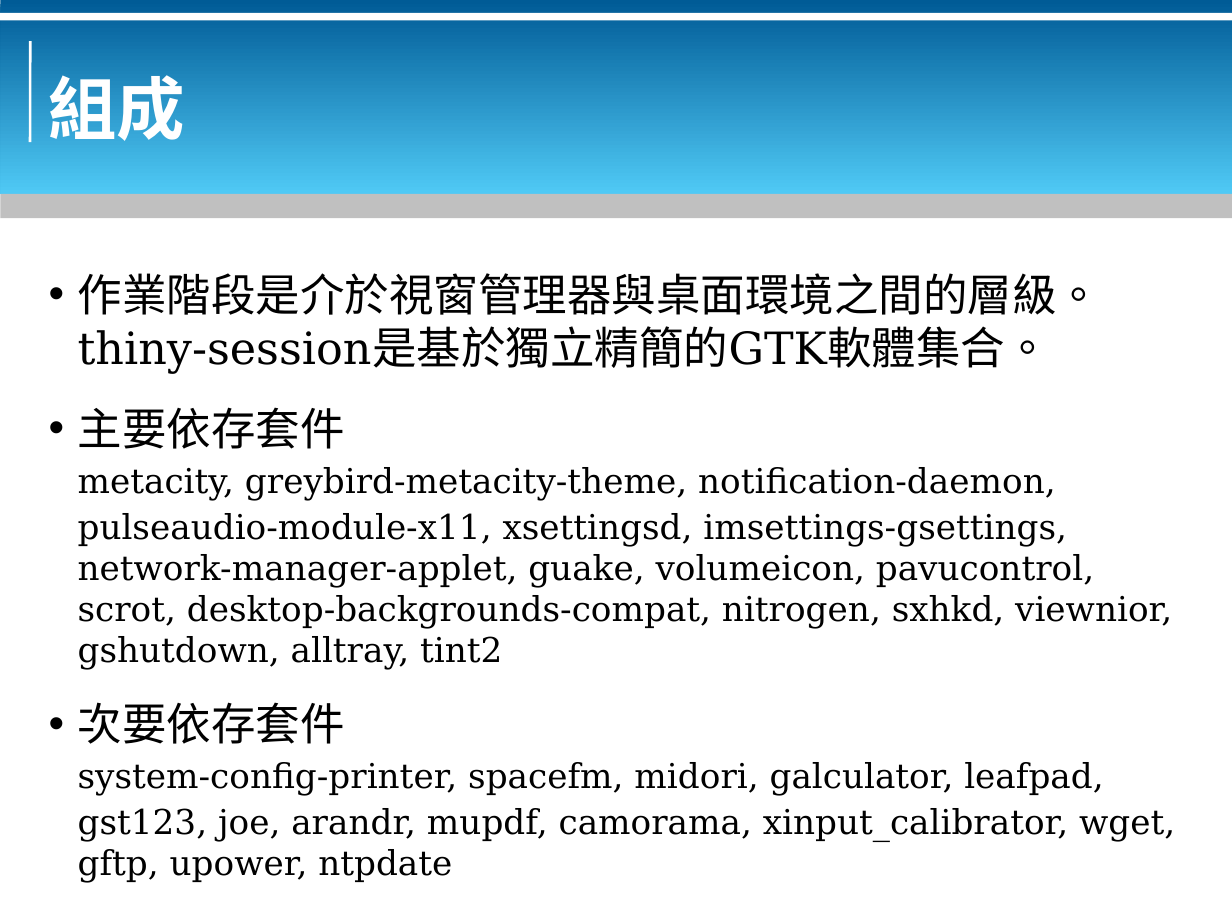
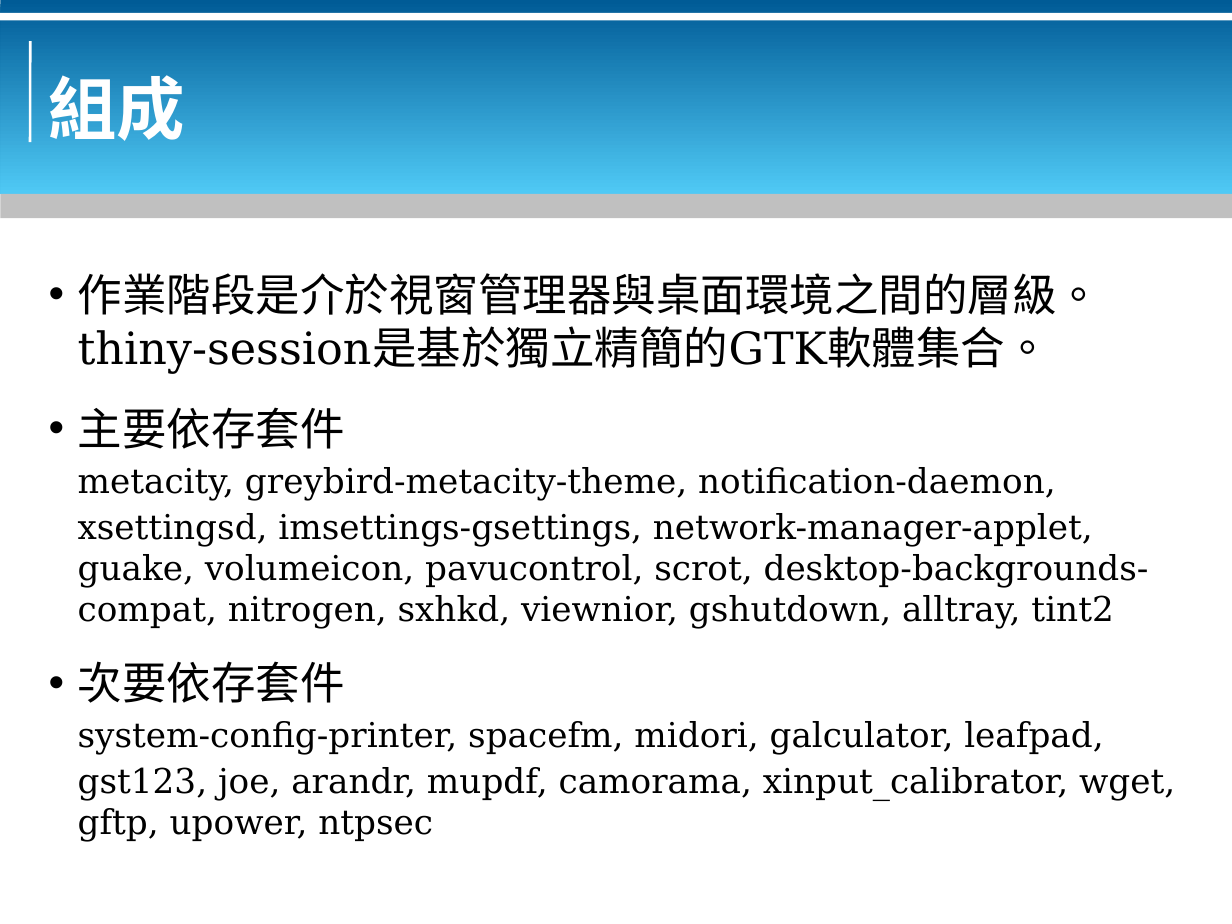
Before and after one commit to bluebat/.presentations, a slide deck: slide 3 of a-thin-and-tiny-session-for-x-window.odp. Drawn at 1232x924 pixels with LibreOffice and Linux fonts; fonts in the diff are those of the drawing; background and template pictures are left out. Boxes give left, top, right and bottom in pixels: in the first picture for what was removed or moved away, otherwise in the second. Text is boxed around its words. In the diff, an @@ line names an element or a change of style, - is before the commit and + after.

```diff
--- a/a-thin-and-tiny-session-for-x-window.odp
+++ b/a-thin-and-tiny-session-for-x-window.odp
@@ text at [78, 513, 1149, 628]: text changed @@
-pulseaudio-module-x11, xsettingsd, imsettings-gsettings, network-manager-applet, guake, volumeicon, pavucontrol, scrot, desktop-backgrounds-compat, nitrogen, sxhkd, viewnior, gshutdown, alltray, tint2
+xsettingsd, imsettings-gsettings, network-manager-applet, guake, volumeicon, pavucontrol, scrot, desktop-backgrounds-compat, nitrogen, sxhkd, viewnior, gshutdown, alltray, tint2
@@ text at [78, 767, 1175, 842]: text changed @@
-gst123, joe, arandr, mupdf, camorama, xinput_calibrator, wget, gftp, upower, ntpdate
+gst123, joe, arandr, mupdf, camorama, xinput_calibrator, wget, gftp, upower, ntpsec
```
Also in this commit, not shown: 1 other slide changed, 1 other file.
